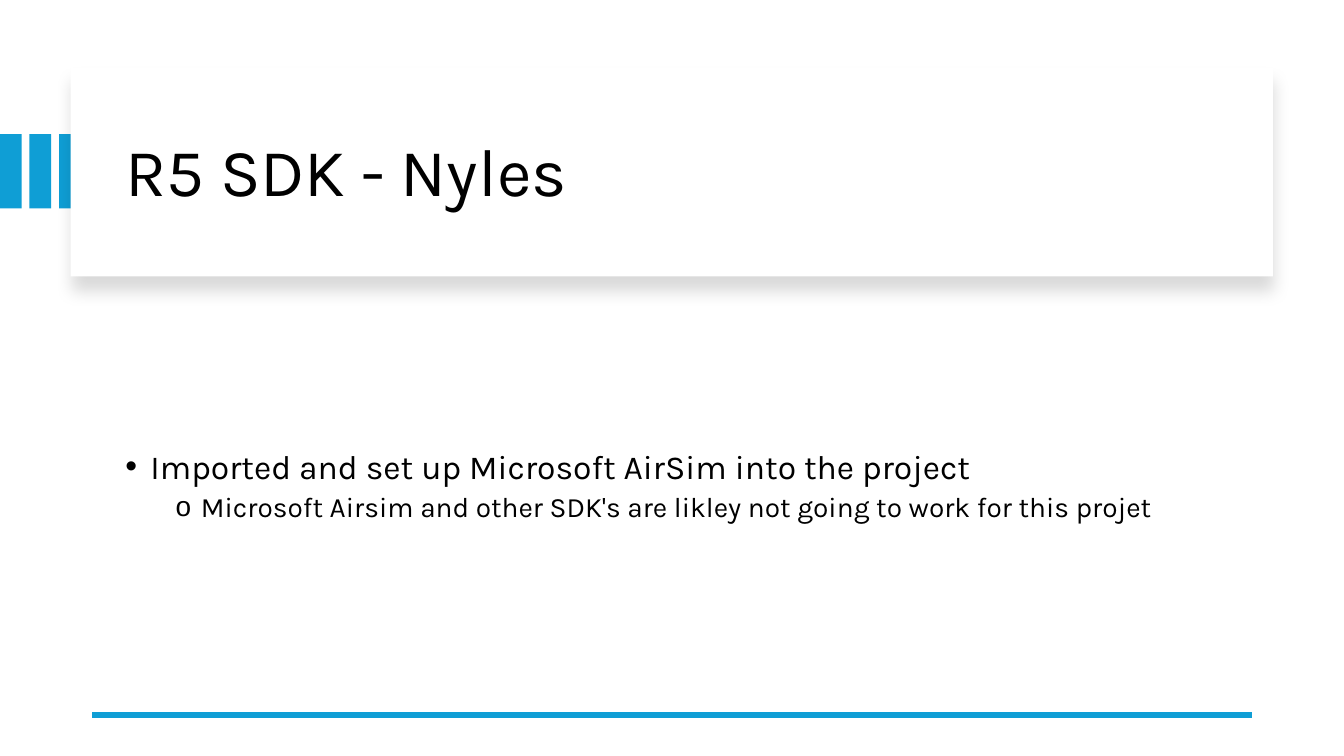
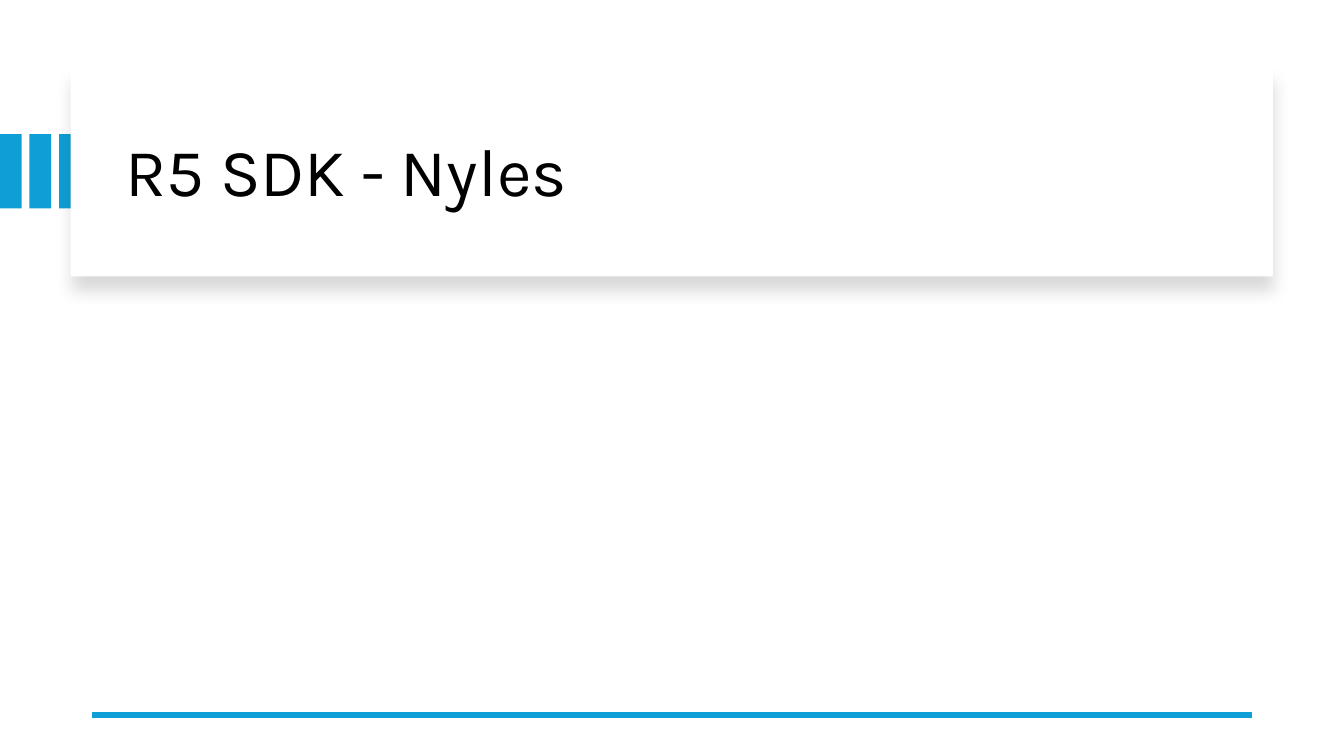
Before and after one commit to ctrl-muna/499-Codrone-Sim, a slide deck: slide 6 of docs/Presentation/W03_ PRESENTATION.pptx (slide 7 before the commit). Drawn at 1344x756 pixels with LibreOffice and Linux fonts; fonts in the diff are those of the drawing. Boxes give left, top, right and bottom in pixels: in the first picture for what was removed or moved away, otherwise in the second. Text is boxed around its words. In the diff, an @@ line names an element or a change of style, - is before the commit and + after.

```diff
--- a/docs/Presentation/W03_ PRESENTATION.pptx
+++ b/docs/Presentation/W03_ PRESENTATION.pptx
@@ text removed at (150,456,1152,524) @@
-• Imported and set up Microsoft AirSim into the project
-  o Microsoft Airsim and other SDK's are likley not going to work for this projet
```
Also in this commit, not shown: 4 other slides changed, 15 other files.
